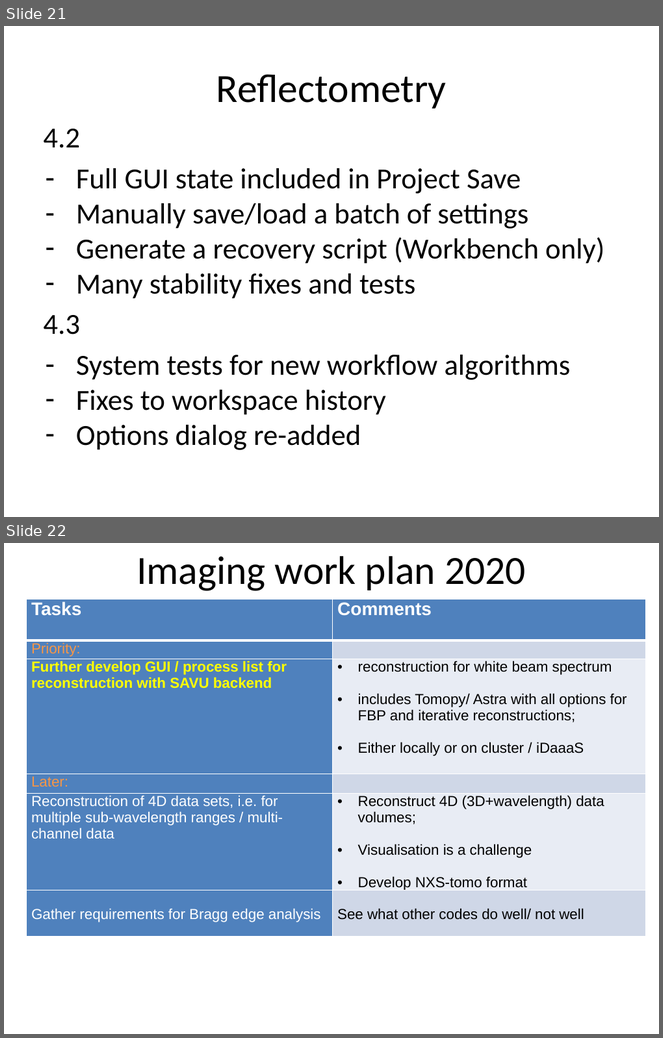
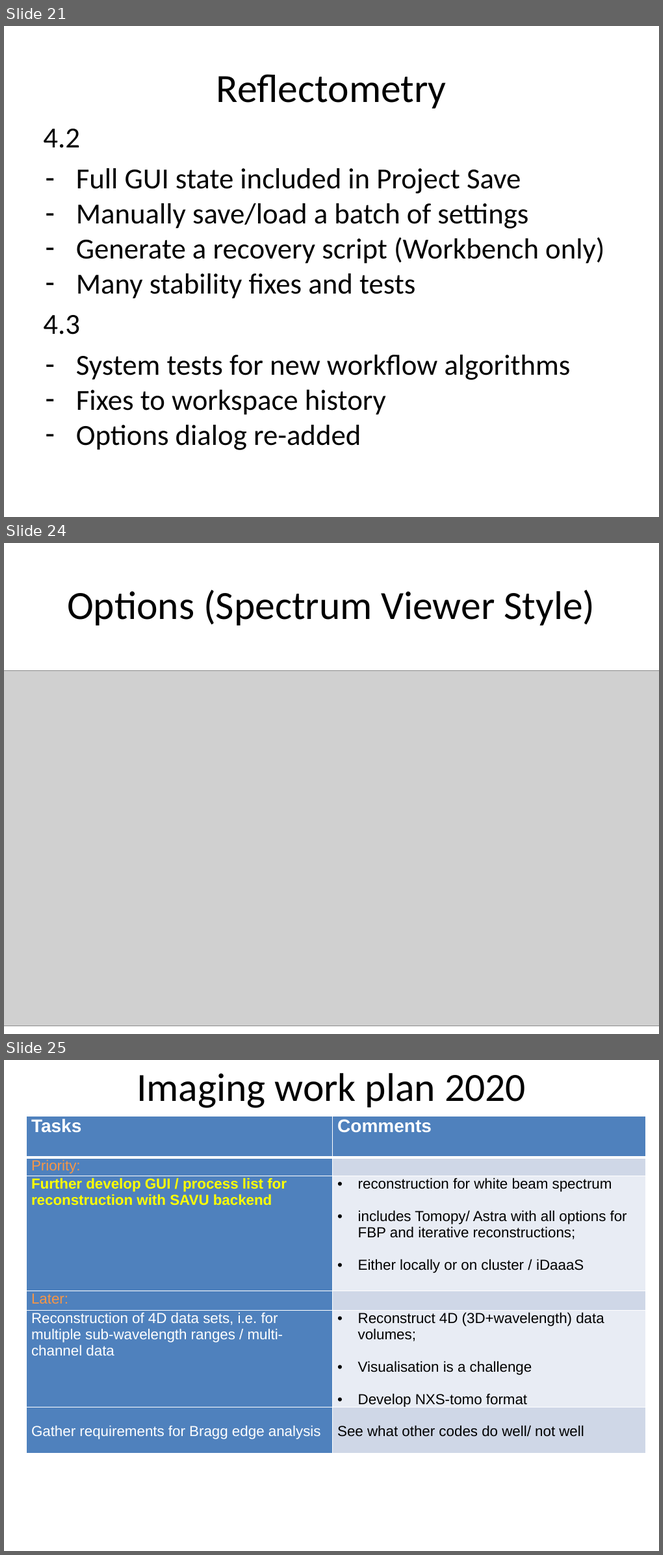
Before and after one commit to mantidproject/documents, a slide deck: Presentations/Scientific Steering Committee/ISIS SSC/Mantid SSC Jan 2020.pptx. Shown one above the other, each under a label of ours: slides 21 and 22 before the commit, slides 21, 24 and 25 after it; the slides between them are not shown. The pictures are 663x1038 and 663x1555 pixels, drawn with LibreOffice and Linux fonts; fonts in the diff are those of the drawing; grey boxes stand for pictures. Boxes give left, top, right and bottom in pixels: in the first picture for what was removed or moved away, otherwise in the second. Text is boxed around its words. In the diff, an @@ line names an element or a change of style, - is before the commit and + after.

```diff
--- a/Presentations/Scientific Steering Committee/ISIS SSC/Mantid SSC Jan 2020.pptx
+++ b/Presentations/Scientific Steering Committee/ISIS SSC/Mantid SSC Jan 2020.pptx
@@ slide 24 added at (4, 543, 659, 1034), background #FFFFFF @@
@@ title added at (67, 590, 595, 626), 44 pt, text #000000 @@
+Options (Spectrum Viewer Style)
@@ picture added at (4, 671, 659, 1027) @@
@@ what was slide 22 is now slide 25 @@
```
Also in this commit, not shown: 2 other slides added.
